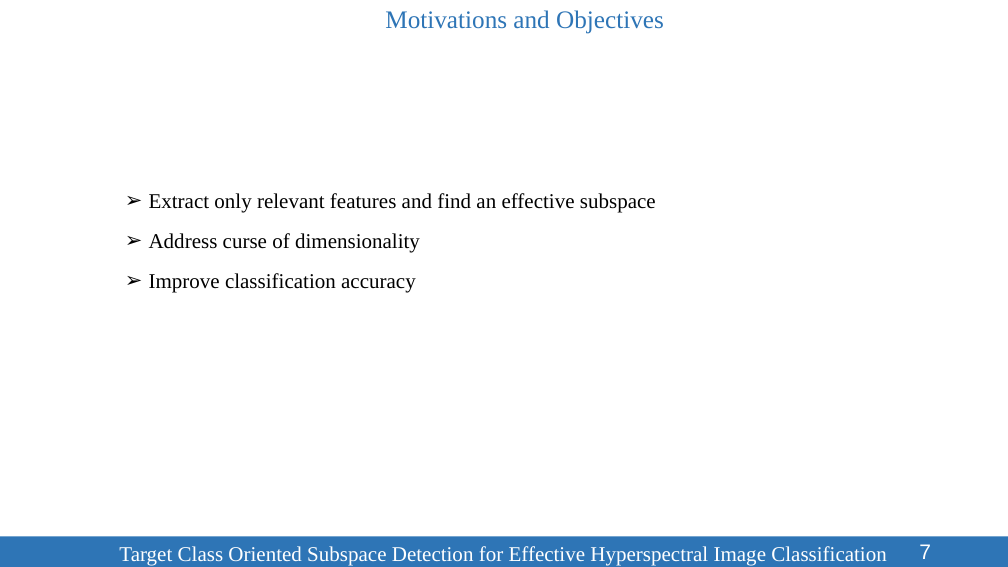
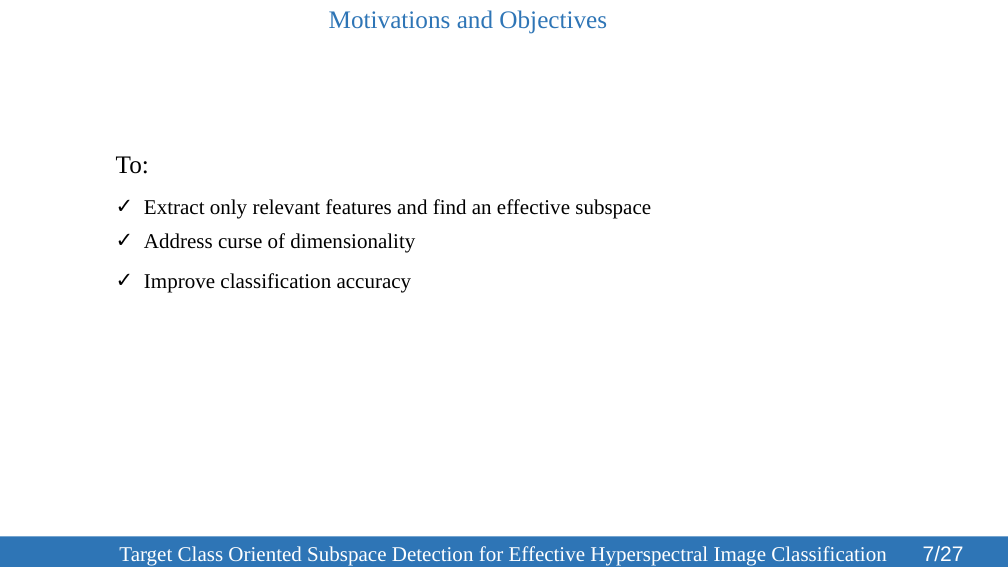
Before and after one commit to SleepyBrain/Remote-Sensing, a slide deck: slide 7 of Presentation/TCOSD-123086.pptx. Drawn at 1008x567 pixels with LibreOffice and Linux fonts; fonts in the diff are those of the drawing. Boxes give left, top, right and bottom in pixels: in the first picture for what was removed or moved away, otherwise in the second. Text is boxed around its words. In the diff, an @@ line names an element or a change of style, - is before the commit and + after.

```diff
--- a/Presentation/TCOSD-123086.pptx
+++ b/Presentation/TCOSD-123086.pptx
@@ text "Motivations and Objectives": place and size @@
-text "Motivations and Objectives" at box(385, 10, 664, 34)
+text "Motivations and Objectives" at box(329, 10, 607, 34)
@@ text added at box(116, 156, 149, 174), 24 pt, text #000000 @@
+To:
@@ bullet ➢ to ✓ in 3 elements at box(144, 273, 412, 293), box(144, 233, 415, 253), box(144, 199, 651, 219) @@
@@ page number at box(923, 545, 964, 561): text changed @@
-7
+7/27
```
Also in this commit, not shown: 16 other slides changed, 1 slide added, 4 other files.
